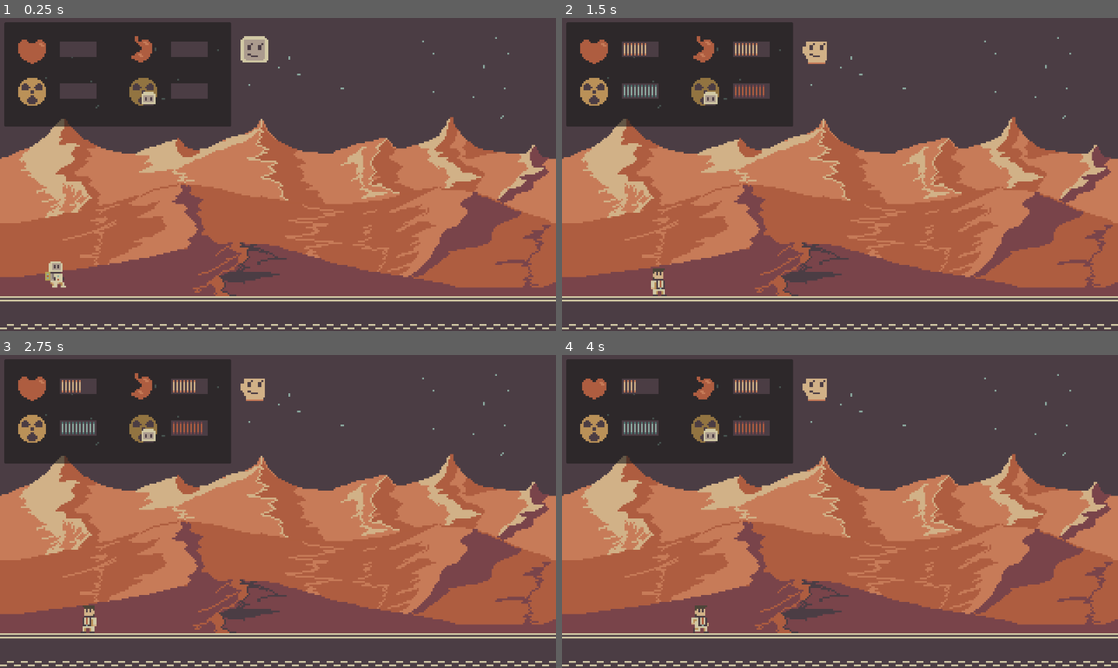
Above: before the commit, frames 1-4 (two rows, left to right).
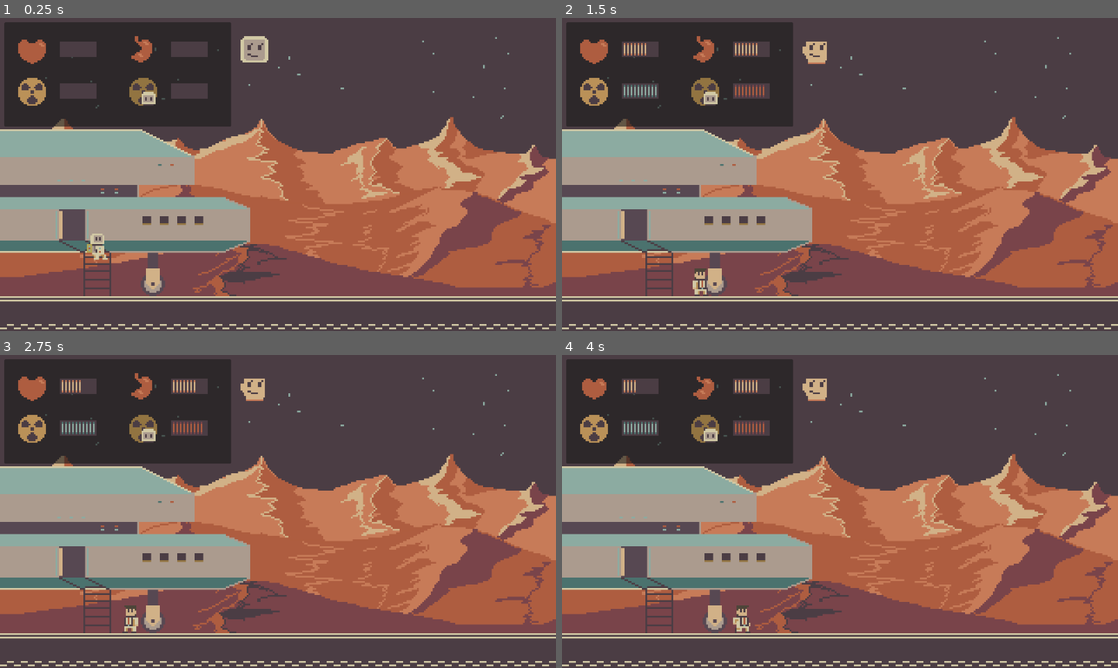
Above: after the commit, the same moments.

Repository: fuzhouch/interactive-space-tour
Game: Godot game, scene res://scenes/MarsLanding.tscn
Two runs of this game, one before a commit and one after it. Both use one fixed random seed, a clock stepped at 60 frames per second and the inputs below.
Inputs (mouse positions are in pixels of both pictures, inside the frame that each line leads up to):
- Up to frame 1 (0.25 s): no input
- Up to frame 2 (1.5 s): tap Enter (ui_accept) at 0.5, 0.6, 0.77, 1.07, 1.35 s; move the mouse to (817, 49) at 0.52 s; hold Right (ui_right) from 0.53 s (still down); click (817, 49) at 0.67 s; move the mouse to (728, 190) at 1.27 s
- Up to frame 3 (2.75 s): tap Enter (ui_accept) at 1.52, 1.82, 2.1 s; move the mouse to (333, 442) at 2.02 s; release Right (ui_right) at 2.03 s; hold Left (ui_left) from 2.03 s (still down)
- Up to frame 4 (4 s): move the mouse to (812, 574) at 2.77 s; release Left (ui_left) at 2.78 s; hold Right (ui_right) from 2.78 s (still down); tap Enter (ui_accept) at 2.85, 3.02, 3.32, 3.6, 3.77 s; click (812, 574) at 2.92 s; move the mouse to (1006, 558) at 3.52 s

The runs differ from the first frame. In frame 1, 15% of the frame differs, in the area x 0-45%, y 35-89%; in frame 2, 16%; in frame 3, 16%; in frame 4, 16%.

Commit message:
[Task 0004+0005+0006][NEW] Mars landing: Animation and interaction.
1. Scene: Add spaceship and base as background
2. Scene: Add interactive base door. Support two behavior:
   - player detection (light change when approach)
   - proactive action (press SPACE key to open door)

Diff:
--- a/characters/Player.gd
+++ b/characters/Player.gd
@@ -43,11 +43,16 @@
 var monitor: CanvasLayer = null
 signal monitor_connected(monitor_hud)
 
+var door: Node2D = null
+signal door_area_entered(door)
+signal door_area_exited(door)
+
 signal health_changed(health_point_delta)
 signal strength_changed(strength_delta)
 signal suite_changed(suite_on)
 signal env_radiation_changed(new_radiation_value)
 signal env_gravity_changed(new_gravity_value)
+
 # =====================================================================
 # Action processors
 # =====================================================================
@@ -71,7 +76,6 @@
         $HealthCheckTimer.stop()
 
 func _physics_process(delta: float) -> void:
-
     var direction = Input.get_axis("ui_left", "ui_right")
     if direction:
         velocity.x = direction * speed
@@ -97,6 +101,9 @@
     if Input.is_action_just_pressed("ui_up") and is_on_floor():
         velocity.y = jump_velocity
 
+    if Input.is_action_just_pressed("ui_accept") and door != null:
+        door.emit_signal("door_open_requested", self)
+
     _adjust_walk_speed()
     _check_health()
     move_and_slide()
@@ -107,6 +114,7 @@
 func _on_animated_sprite_2d_animation_finished() -> void:
     if action_status == STATUS_DIE or action_status == STATUS_NOSUITE_DIE:
         queue_free()
+        get_tree().reload_current_scene()
 
 # =====================================================================
 # Response to in-scene interaction
@@ -157,3 +165,12 @@
 func _on_monitor_connected(monitor_hud: CanvasLayer) -> void:
     monitor = monitor_hud
     monitor.emit_signal("player_connected", self)
+
+
+func _on_door_area_entered(door) -> void:
+    self.door = door
+
+
+func _on_door_area_exited(door) -> void:
+    if self.door == door:
+        self.door = null
--- a/characters/Player.tscn
+++ b/characters/Player.tscn
@@ -255,11 +255,13 @@
 
 [node name="AnimatedSprite2D" type="AnimatedSprite2D" parent="."]
 sprite_frames = SubResource("SpriteFrames_h5o2d")
-animation = &"die"
+animation = &"nosuite_die"
 
 [node name="HealthCheckTimer" type="Timer" parent="."]
 autostart = true
 
+[connection signal="door_area_entered" from="." to="." method="_on_door_area_entered"]
+[connection signal="door_area_exited" from="." to="." method="_on_door_area_exited"]
 [connection signal="env_gravity_changed" from="." to="." method="_on_env_gravity_changed"]
 [connection signal="env_radiation_changed" from="." to="." method="_on_env_radiation_changed"]
 [connection signal="health_changed" from="." to="." method="_on_health_changed"]
--- /dev/null
+++ b/scenes/Door.gd
@@ -0,0 +1,42 @@
+extends Area2D
+
+const STATUS_IDLE: int = 0
+const STATUS_DETECTED: int = 1
+const STATUS_OPEN: int = 2
+const STATUS_CLOSE: int = 3
+const STATUS_WELCOME: int = 4
+var action_status = STATUS_IDLE
+var animation_status = ["idle", "detected", "open", "close", "welcome"]
+
+signal door_open_requested(player)
+
+# =====================================================================
+# Action processors
+# =====================================================================
+
+# Called every frame. 'delta' is the elapsed time since the previous frame.
+func _process(delta: float) -> void:
+    $AnimatedSprite2D.play(animation_status[action_status])
+
+# =====================================================================
+# Response to in-scene interaction
+# =====================================================================
+
+func _on_body_entered(player: Node2D) -> void:
+    action_status = STATUS_DETECTED
+    player.emit_signal("door_area_entered", self)
+
+func _on_body_exited(player: Node2D) -> void:
+    if action_status == STATUS_OPEN or action_status == STATUS_WELCOME:
+        action_status = STATUS_CLOSE
+    player.emit_signal("door_area_exited", self)
+
+func _on_animated_sprite_2d_animation_finished() -> void:
+    if action_status == STATUS_CLOSE:
+        action_status = STATUS_IDLE
+    elif action_status == STATUS_OPEN:
+        action_status = STATUS_WELCOME
+
+func _on_door_open_requested(player) -> void:
+    if action_status == STATUS_DETECTED:
+        action_status = STATUS_OPEN
--- /dev/null
+++ b/scenes/Door.tscn
@@ -0,0 +1,156 @@
+[gd_scene load_steps=20 format=3 uid="uid://dh5rd1apk1c70"]
+
+[ext_resource type="Script" path="res://scenes/Door.gd" id="1_0y4xf"]
+[ext_resource type="Texture2D" uid="uid://bqfarw06lxolk" path="res://assets/mars-landing-base-door-48x48-192x192-0001.png" id="1_yxkpo"]
+
+[sub_resource type="RectangleShape2D" id="RectangleShape2D_bec1p"]
+size = Vector2(128, 192)
+
+[sub_resource type="AtlasTexture" id="AtlasTexture_d8gi3"]
+atlas = ExtResource("1_yxkpo")
+region = Rect2(768, 192, 192, 192)
+
+[sub_resource type="AtlasTexture" id="AtlasTexture_1k7t2"]
+atlas = ExtResource("1_yxkpo")
+region = Rect2(576, 192, 192, 192)
+
+[sub_resource type="AtlasTexture" id="AtlasTexture_moyp4"]
+atlas = ExtResource("1_yxkpo")
+region = Rect2(384, 192, 192, 192)
+
+[sub_resource type="AtlasTexture" id="AtlasTexture_0uwux"]
+atlas = ExtResource("1_yxkpo")
+region = Rect2(192, 192, 192, 192)
+
+[sub_resource type="AtlasTexture" id="AtlasTexture_tdohv"]
+atlas = ExtResource("1_yxkpo")
+region = Rect2(0, 192, 192, 192)
+
+[sub_resource type="AtlasTexture" id="AtlasTexture_a2gdw"]
+atlas = ExtResource("1_yxkpo")
+region = Rect2(0, 0, 192, 192)
+
+[sub_resource type="AtlasTexture" id="AtlasTexture_i1j0r"]
+atlas = ExtResource("1_yxkpo")
+region = Rect2(192, 0, 192, 192)
+
+[sub_resource type="AtlasTexture" id="AtlasTexture_syrwe"]
+atlas = ExtResource("1_yxkpo")
+region = Rect2(0, 0, 192, 192)
+
+[sub_resource type="AtlasTexture" id="AtlasTexture_usac8"]
+atlas = ExtResource("1_yxkpo")
+region = Rect2(0, 0, 192, 192)
+
+[sub_resource type="AtlasTexture" id="AtlasTexture_ytfxr"]
+atlas = ExtResource("1_yxkpo")
+region = Rect2(0, 192, 192, 192)
+
+[sub_resource type="AtlasTexture" id="AtlasTexture_kkyyy"]
+atlas = ExtResource("1_yxkpo")
+region = Rect2(192, 192, 192, 192)
+
+[sub_resource type="AtlasTexture" id="AtlasTexture_igufs"]
+atlas = ExtResource("1_yxkpo")
+region = Rect2(384, 192, 192, 192)
+
+[sub_resource type="AtlasTexture" id="AtlasTexture_oyse0"]
+atlas = ExtResource("1_yxkpo")
+region = Rect2(576, 192, 192, 192)
+
+[sub_resource type="AtlasTexture" id="AtlasTexture_cgv4x"]
+atlas = ExtResource("1_yxkpo")
+region = Rect2(768, 192, 192, 192)
+
+[sub_resource type="AtlasTexture" id="AtlasTexture_45k1h"]
+atlas = ExtResource("1_yxkpo")
+region = Rect2(768, 192, 192, 192)
+
+[sub_resource type="SpriteFrames" id="SpriteFrames_bwlq3"]
+animations = [{
+"frames": [{
+"duration": 1.0,
+"texture": SubResource("AtlasTexture_d8gi3")
+}, {
+"duration": 1.0,
+"texture": SubResource("AtlasTexture_1k7t2")
+}, {
+"duration": 1.0,
+"texture": SubResource("AtlasTexture_moyp4")
+}, {
+"duration": 1.0,
+"texture": SubResource("AtlasTexture_0uwux")
+}, {
+"duration": 1.0,
+"texture": SubResource("AtlasTexture_tdohv")
+}, {
+"duration": 1.0,
+"texture": SubResource("AtlasTexture_a2gdw")
+}],
+"loop": false,
+"name": &"close",
+"speed": 5.0
+}, {
+"frames": [{
+"duration": 1.0,
+"texture": SubResource("AtlasTexture_i1j0r")
+}],
+"loop": true,
+"name": &"detected",
+"speed": 5.0
+}, {
+"frames": [{
+"duration": 1.0,
+"texture": SubResource("AtlasTexture_syrwe")
+}],
+"loop": true,
+"name": &"idle",
+"speed": 5.0
+}, {
+"frames": [{
+"duration": 1.0,
+"texture": SubResource("AtlasTexture_usac8")
+}, {
+"duration": 1.0,
+"texture": SubResource("AtlasTexture_ytfxr")
+}, {
+"duration": 1.0,
+"texture": SubResource("AtlasTexture_kkyyy")
+}, {
+"duration": 1.0,
+"texture": SubResource("AtlasTexture_igufs")
+}, {
+"duration": 1.0,
+"texture": SubResource("AtlasTexture_oyse0")
+}, {
+"duration": 1.0,
+"texture": SubResource("AtlasTexture_cgv4x")
+}],
+"loop": false,
+"name": &"open",
+"speed": 5.0
+}, {
+"frames": [{
+"duration": 1.0,
+"texture": SubResource("AtlasTexture_45k1h")
+}],
+"loop": true,
+"name": &"welcome",
+"speed": 5.0
+}]
+
+[node name="Door" type="Area2D"]
+collision_layer = 8
+script = ExtResource("1_0y4xf")
+
+[node name="CollisionShape2D" type="CollisionShape2D" parent="."]
+shape = SubResource("RectangleShape2D_bec1p")
+
+[node name="AnimatedSprite2D" type="AnimatedSprite2D" parent="."]
+sprite_frames = SubResource("SpriteFrames_bwlq3")
+animation = &"welcome"
+
+[connection signal="body_entered" from="." to="." method="_on_body_entered"]
+[connection signal="body_exited" from="." to="." method="_on_body_exited"]
+[connection signal="door_open_requested" from="." to="." method="_on_door_open_requested"]
+[connection signal="animation_finished" from="AnimatedSprite2D" to="." method="_on_animated_sprite_2d_animation_finished"]
--- a/scenes/MarsLanding.tscn
+++ b/scenes/MarsLanding.tscn
@@ -1,10 +1,13 @@
-[gd_scene load_steps=10 format=3 uid="uid://4v488irwrfc8"]
+[gd_scene load_steps=13 format=3 uid="uid://4v488irwrfc8"]
 
 [ext_resource type="Texture2D" uid="uid://desl57v3y7was" path="res://assets/tilesheet-mars-landing-16x16-64x64-0001.png" id="1_46mla"]
 [ext_resource type="Texture2D" uid="uid://bt3vfv30ib1km" path="res://assets/mars-landing-background-320x192-1280x768-0001.png" id="1_c26eo"]
 [ext_resource type="Script" path="res://scenes/MarsLanding.gd" id="1_cbr5t"]
 [ext_resource type="PackedScene" uid="uid://cccvyqwq6cyd2" path="res://characters/Player.tscn" id="2_686la"]
+[ext_resource type="Texture2D" uid="uid://w7jiglpwcl6n" path="res://assets/mars-spaceship-background-160x96-640x192-0001.png" id="3_1rbuk"]
+[ext_resource type="Texture2D" uid="uid://d08bnw3wqh4vw" path="res://assets/mars-landing-base-160x192-640x768-0001.png" id="4_41bnq"]
 [ext_resource type="PackedScene" uid="uid://dkysisgefkyh2" path="res://ui/HUD_HealthMonitor.tscn" id="5_wwgeq"]
+[ext_resource type="PackedScene" uid="uid://dh5rd1apk1c70" path="res://scenes/Door.tscn" id="6_58aq8"]
 
 [sub_resource type="TileSetAtlasSource" id="TileSetAtlasSource_f7b3q"]
 texture = ExtResource("1_46mla")
@@ -83,11 +86,26 @@
 
 [node name="ParallaxBackground" type="ParallaxBackground" parent="."]
 
-[node name="ParallaxLayer" type="ParallaxLayer" parent="ParallaxBackground"]
+[node name="Remote" type="ParallaxLayer" parent="ParallaxBackground"]
+motion_scale = Vector2(0.1, 1)
 motion_mirroring = Vector2(1280, 0)
 
-[node name="Sprite2D" type="Sprite2D" parent="ParallaxBackground/ParallaxLayer"]
+[node name="Mars" type="Sprite2D" parent="ParallaxBackground/Remote"]
 texture = ExtResource("1_c26eo")
+centered = false
+
+[node name="Middle" type="ParallaxLayer" parent="ParallaxBackground"]
+
+[node name="Spaceship" type="Sprite2D" parent="ParallaxBackground/Middle"]
+position = Vector2(0, 256)
+texture = ExtResource("3_1rbuk")
+centered = false
+
+[node name="Near" type="ParallaxLayer" parent="ParallaxBackground"]
+
+[node name="Base" type="Sprite2D" parent="ParallaxBackground/Near"]
+position = Vector2(1408, -128)
+texture = ExtResource("4_41bnq")
 centered = false
 
 [node name="Terrain" type="TileMap" parent="."]
@@ -108,20 +126,23 @@
 shape = SubResource("RectangleShape2D_0ir83")
 
 [node name="RightWall" type="StaticBody2D" parent="Walls"]
-position = Vector2(2592, 384)
+position = Vector2(2080, 384)
 collision_layer = 4
 metadata/_edit_group_ = true
 
 [node name="CollisionShape2D" type="CollisionShape2D" parent="Walls/RightWall"]
 shape = SubResource("RectangleShape2D_c0p05")
 
+[node name="Door" parent="." instance=ExtResource("6_58aq8")]
+position = Vector2(1728, 544)
+
 [node name="Player" parent="." instance=ExtResource("2_686la")]
-position = Vector2(128, 576)
+position = Vector2(224, 512)
 
 [node name="Camera2D" type="Camera2D" parent="Player"]
 limit_left = 0
 limit_top = 0
-limit_right = 2560
+limit_right = 2048
 limit_bottom = 720
 position_smoothing_enabled = true
 editor_draw_limits = true
Binary file added: assets/mars-landing-base-160x192-640x768-0001.png
Not shown, added: assets/mars-landing-base-160x192-640x768-0001.png.import
Binary file added: assets/mars-landing-base-door-48x48-192x192-0001.png
Not shown, added: assets/mars-landing-base-door-48x48-192x192-0001.png.import
Binary file added: assets/mars-spaceship-background-160x96-640x192-0001.png
Not shown, added: assets/mars-spaceship-background-160x96-640x192-0001.png.import
Not shown, added: assets/pixelorama/mars-landing-base-0001.pxo
Not shown, added: assets/pixelorama/mars-landing-base-door-0001.pxo
Not shown, added: assets/pixelorama/mars-spaceship-background-0001.pxo
